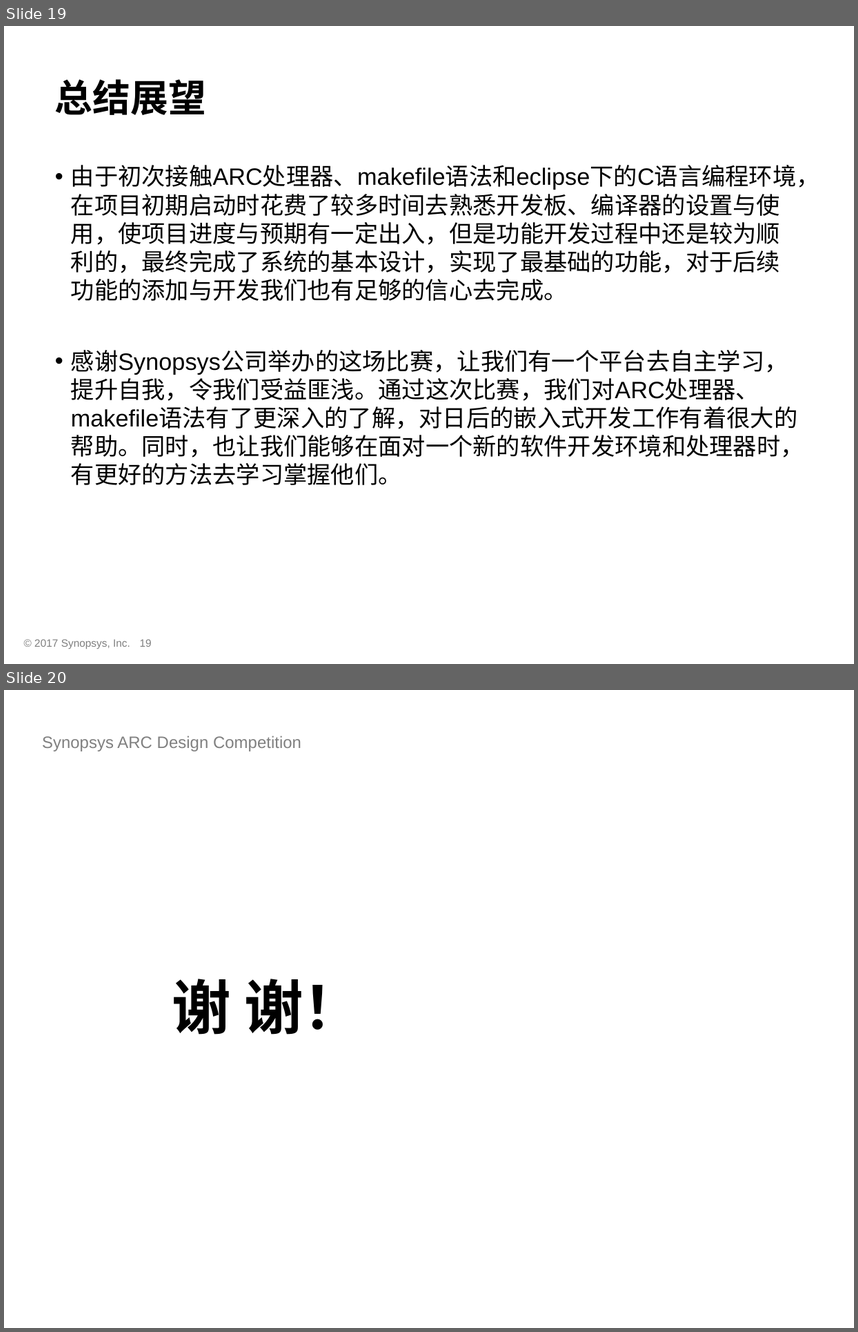
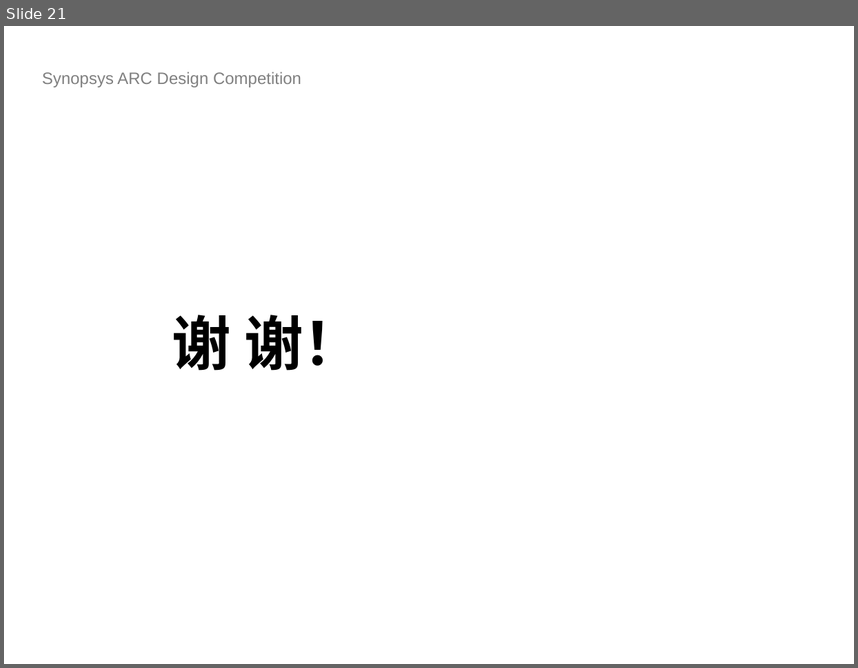
Before and after one commit to foss-for-synopsys-dwc-arc-processors/embarc_applications, a slide deck: arc_design_contest/2018/HUST_SmartLamp/doc/ICC312UP.pptx. Shown one above the other, each under a label of ours: slides 19 and 20 before the commit, slide 21 after it. The pictures are 858x1332 and 858x668 pixels, drawn with LibreOffice and Linux fonts; fonts in the diff are those of the drawing; background and template pictures are left out. Boxes give left, top, right and bottom in pixels: in the first picture for what was removed or moved away, otherwise in the second. Text is boxed around its words. In the diff, an @@ line names an element or a change of style, - is before the commit and + after.

```diff
--- a/arc_design_contest/2018/HUST_SmartLamp/doc/ICC312UP.pptx
+++ b/arc_design_contest/2018/HUST_SmartLamp/doc/ICC312UP.pptx
@@ slide 19 removed at [4,26,854,664], background #FFFFFF @@
@@ title removed at [55,79,206,115] @@
-总结展望
@@ text removed at [71,165,820,485] @@
-• 由于初次接触ARC处理器、makefile语法和eclipse下的C语言编程环境，在项目初期启动时花费了较多时间去熟悉开发板、编译器的设置与使用，使项目进度与预期有一定出入，但是功能开发过程中还是较为顺利的，最终完成了系统的基本设计，实现了最基础的功能，对于后续功能的添加与开发我们也有足够的信心去完成。
-• 感谢Synopsys公司举办的这场比赛，让我们有一个平台去自主学习，提升自我，令我们受益匪浅。通过这次比赛，我们对ARC处理器、makefile语法有了更深入的了解，对日后的嵌入式开发工作有着很大的帮助。同时，也让我们能够在面对一个新的软件开发环境和处理器时，有更好的方法去学习掌握他们。
@@ text removed at [34,639,130,648] @@
-© 2017 Synopsys, Inc.
@@ page number removed at [140,639,152,646] @@
-19
@@ what was slide 20 is now slide 21 @@
```
Also in this commit, not shown: 6 slides changed, 14 slides added, 12 other slides removed.
